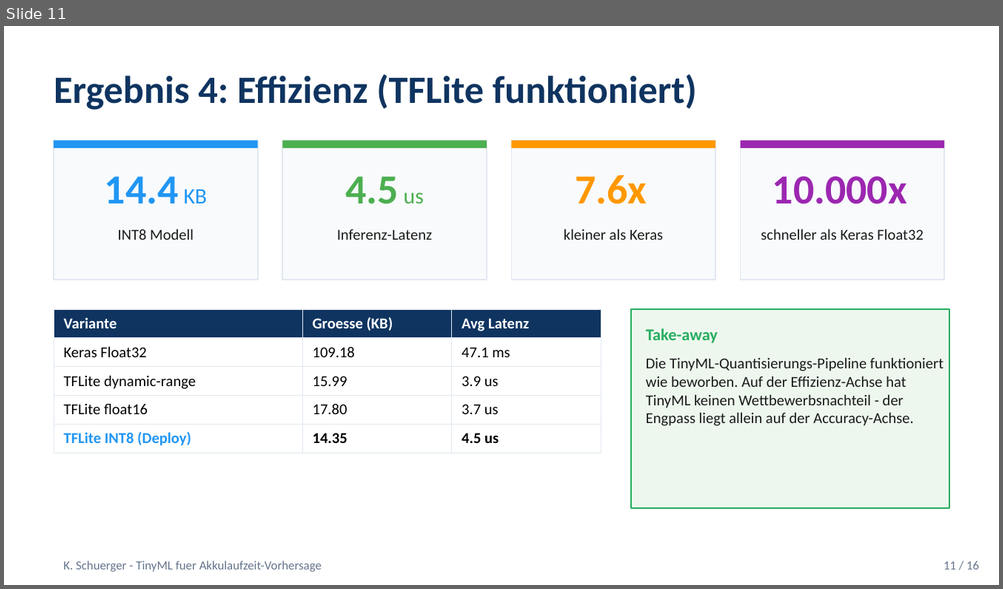
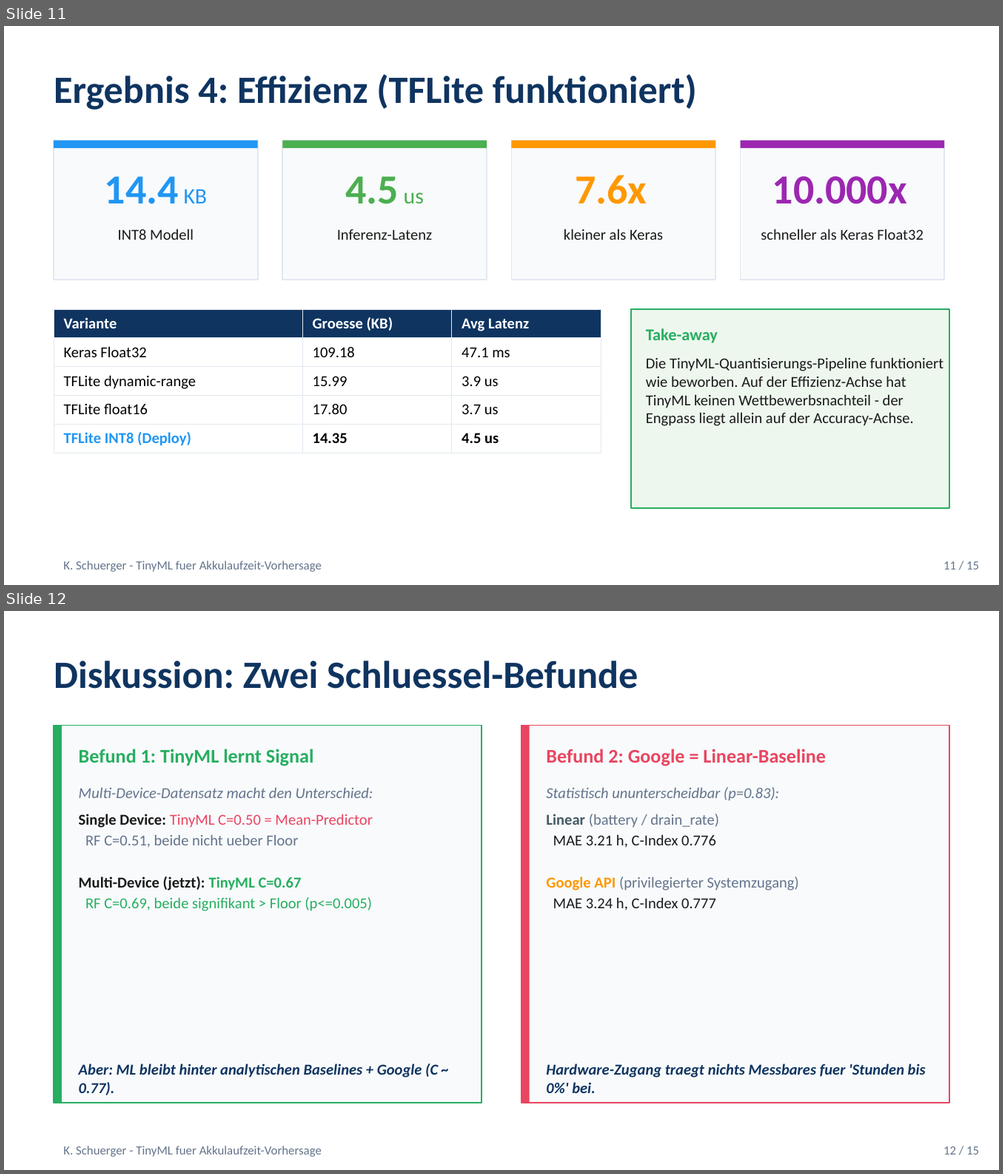
Before and after one commit to Keno-fsdf/HandyUsageRepo, a slide deck: paper/Paper_Verteidigung.pptx. Shown one above the other, each under a label of ours: slide 11 before the commit, slides 11 and 12 after it. The pictures are 1003x589 and 1003x1174 pixels, drawn with LibreOffice and Linux fonts; fonts in the diff are those of the drawing. Boxes give left, top, right and bottom in pixels: in the first picture for what was removed or moved away, otherwise in the second. Text is boxed around its words. In the diff, an @@ line names an element or a change of style, - is before the commit and + after.

```diff
--- a/paper/Paper_Verteidigung.pptx
+++ b/paper/Paper_Verteidigung.pptx
@@ slide 12 added at box(4, 611, 999, 1170), background #FFFFFF @@
@@ text added at box(54, 661, 637, 689), 28 pt, text #0F3460, bold @@
+Diskussion: Zwei Schluessel-Befunde
@@ rectangle added at box(54, 726, 481, 1103), fill #F8FAFC, outline #27AE60 1 pt @@
@@ rectangle added at box(54, 726, 62, 1103), fill #27AE60 @@
@@ rectangle added at box(521, 726, 949, 1103), fill #F8FAFC, outline #E94560 1 pt @@
@@ rectangle added at box(521, 726, 529, 1103), fill #E94560 @@
@@ text added at box(79, 749, 314, 766), 14 pt, text #27AE60, bold @@
+Befund 1: TinyML lernt Signal
@@ text added at box(546, 749, 825, 766), 14 pt, text #E94560, bold @@
+Befund 2: Google = Linear-Baseline
@@ text added at box(79, 788, 373, 798), 11 pt, text #64748B, italic @@
+Multi-Device-Datensatz macht den Unterschied:
@@ text added at box(546, 787, 779, 801), 11 pt, text #64748B, italic @@
+Statistisch ununterscheidbar (p=0.83):
@@ text added at box(79, 814, 372, 911), 11 pt, text #27AE60 @@
+Single Device: TinyML C=0.50 = Mean-Predictor
+RF C=0.51, beide nicht ueber Floor
+Multi-Device (jetzt): TinyML C=0.67
+RF C=0.69, beide signifikant > Floor (p<=0.005)
@@ text added at box(546, 814, 799, 911), 11 pt, text #64748B @@
+Linear (battery / drain_rate)
+MAE 3.21 h, C-Index 0.776
+Google API (privilegierter Systemzugang)
+MAE 3.24 h, C-Index 0.777
@@ text added at box(79, 1064, 438, 1096), 11 pt, text #0F3460, bold, italic @@
+Aber: ML bleibt hinter analytischen Baselines + Google (C ~ 0.77).
@@ text added at box(546, 1064, 925, 1093), 11 pt, text #0F3460, bold, italic @@
+Hardware-Zugang traegt nichts Messbares fuer 'Stunden bis 0%' bei.
@@ text added at box(63, 1146, 321, 1157), 9 pt, text #64748B @@
+K. Schuerger - TinyML fuer Akkulaufzeit-Vorhersage
@@ text added at box(943, 1147, 979, 1155), 9 pt, text #64748B @@
+12 / 15
@@ slide 11 changed as well @@
@@ text at box(943, 562, 979, 570): text changed @@
-11 / 16
+11 / 15
```
Also in this commit, not shown: 13 other slides changed, 2 slides removed, 1 other file.
